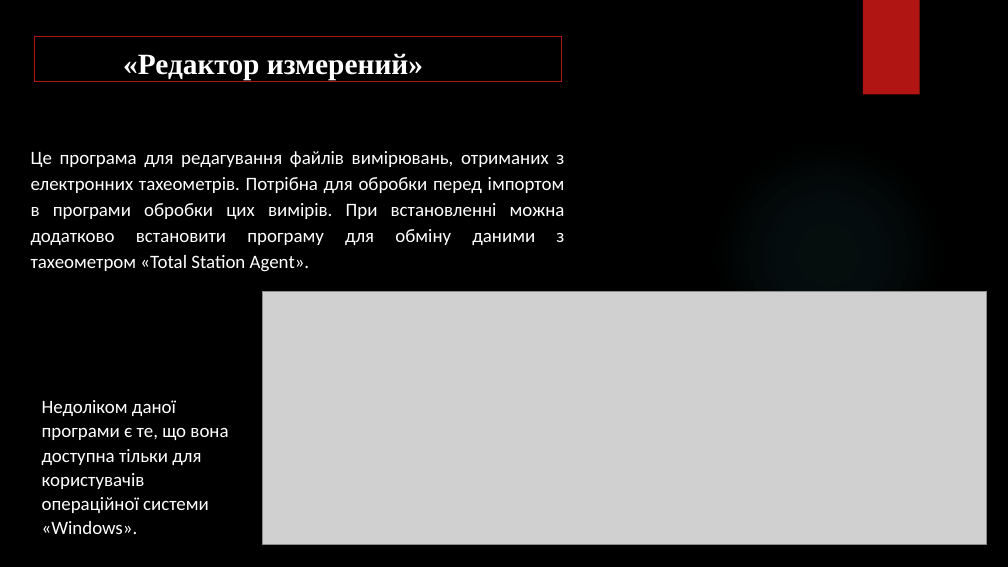
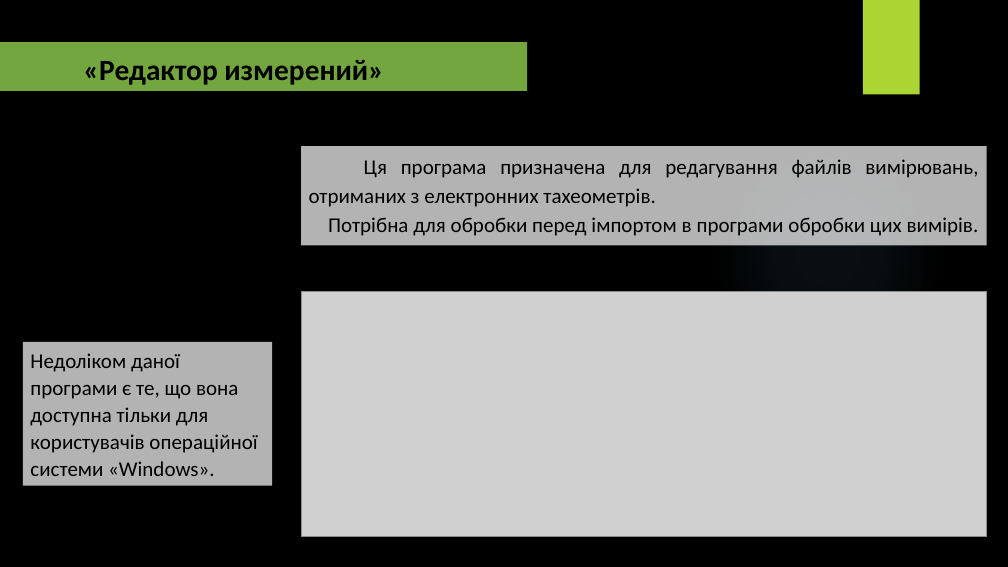
Before and after one commit to KeinOhrHasen/FormatStandardify, a slide deck: slide 3 of files/Doc/main.pptx. Drawn at 1008x567 pixels with LibreOffice and Linux fonts; fonts in the diff are those of the drawing; grey boxes stand for pictures; background and template pictures are left out. Boxes give left, top, right and bottom in pixels: in the first picture for what was removed or moved away, otherwise in the second. Text is boxed around its words. In the diff, an @@ line names an element or a change of style, - is before the commit and + after.

```diff
--- a/files/Doc/main.pptx
+++ b/files/Doc/main.pptx
@@ rectangle at (x1=863, y1=0, x2=920, y2=95): fill #B01513 to #ACD433 @@
@@ rectangle "«Редактор измерений»" moved from (x1=34, y1=36, x2=561, y2=82) to (x1=0, y1=42, x2=527, y2=91) @@
@@ rectangle "«Редактор измерений»" at (x1=0, y1=42, x2=527, y2=91): font Times New Roman to Calibri, text colour #FFFFFF to #000000; fill #000000 at 50% opacity to #92D050 at 80% opacity; outline #B01513 0.75 pt to none @@
@@ rectangle "Ця програма призначена для редагування ..." resized from (x1=31, y1=151, x2=565, y2=272) to (x1=301, y1=146, x2=987, y2=245) @@
@@ rectangle "Ця програма призначена для редагування ..." at (x1=301, y1=146, x2=987, y2=245): fill none to #FFFFFF at 70% opacity @@
@@ ellipse at (x1=712, y1=138, x2=944, y2=371): fill gradient #50B9C1 to gradient #7AC4F0 @@
@@ text in rectangle at (x1=309, y1=159, x2=979, y2=236): text changed; size 18 to 20 pt; text colour #FFFFFF to #000000 @@
-Це програма для редагування файлів вимірювань, отриманих з електронних тахеометрів. Потрібна для обробки перед імпортом в програми обробки цих вимірів. При встановленні можна додатково встановити програму для обміну даними з тахеометром «Total Station Agent».
+Ця програма призначена для редагування файлів вимірювань, отриманих з електронних тахеометрів.
+Потрібна для обробки перед імпортом в програми обробки цих вимірів.
@@ picture resized from (x1=262, y1=291, x2=988, y2=544) to (x1=301, y1=291, x2=987, y2=537) @@
@@ rectangle "Недоліком даної програми є те, ..." resized from (x1=42, y1=400, x2=228, y2=534) to (x1=23, y1=342, x2=272, y2=485) @@
@@ rectangle "Недоліком даної програми є те, ..." at (x1=23, y1=342, x2=272, y2=485): size 18 to 20 pt, text colour #FFFFFF to #000000; fill none to #FFFFFF at 70% opacity @@
```
Also in this commit, not shown: 9 other slides changed, 5 slides added, 2 slides removed.
